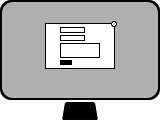
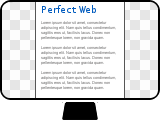
The second w=160, h=120 image is a revision of the first. Changes to its layers:
renamed "Page #3" to "monitor rama #1", moved it out of group "Page #1", painted on it over [1, 1, 159, 99]
hid group "Lightbox" (40 layers) over [1, 1, 159, 99]
painted on "kopia: Fields #1" over [60, 27, 100, 65]
removed layer "monitor rama" from group "Monitor" over [1, 1, 159, 99]
added group "strona" with 5 layers in group "Monitor" over [1, 1, 159, 99]
added layer "Perfect Web" in group "strona" over [42, 5, 96, 13]
added layer "Lorem ipsum dolor sit amet, co... #6" in group "strona" over [41, 21, 116, 90]
added layer "strona #1" in group "strona" over [35, 2, 125, 98]
added layer "tło" (10%) in group "strona" over [1, 1, 159, 99]
